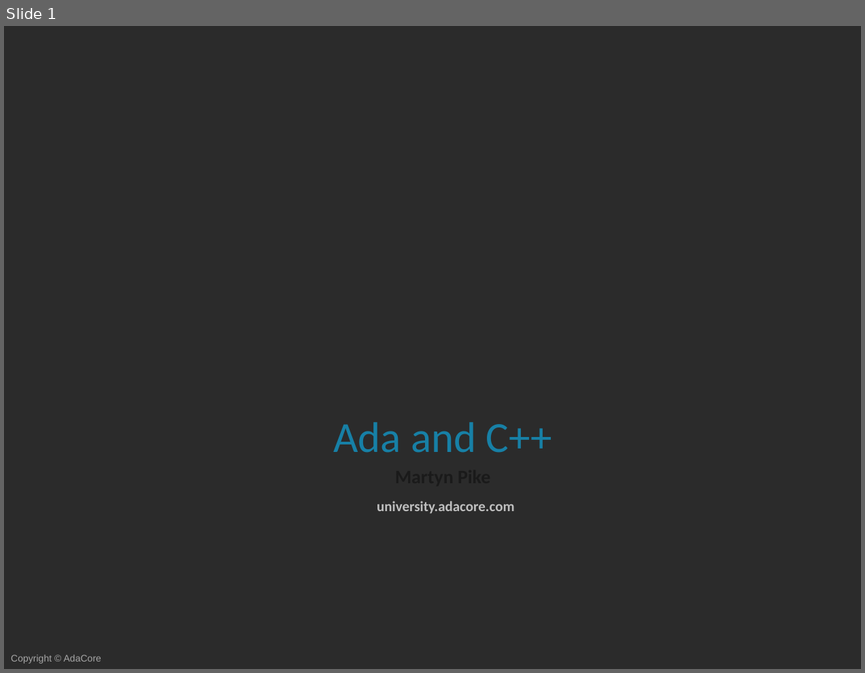
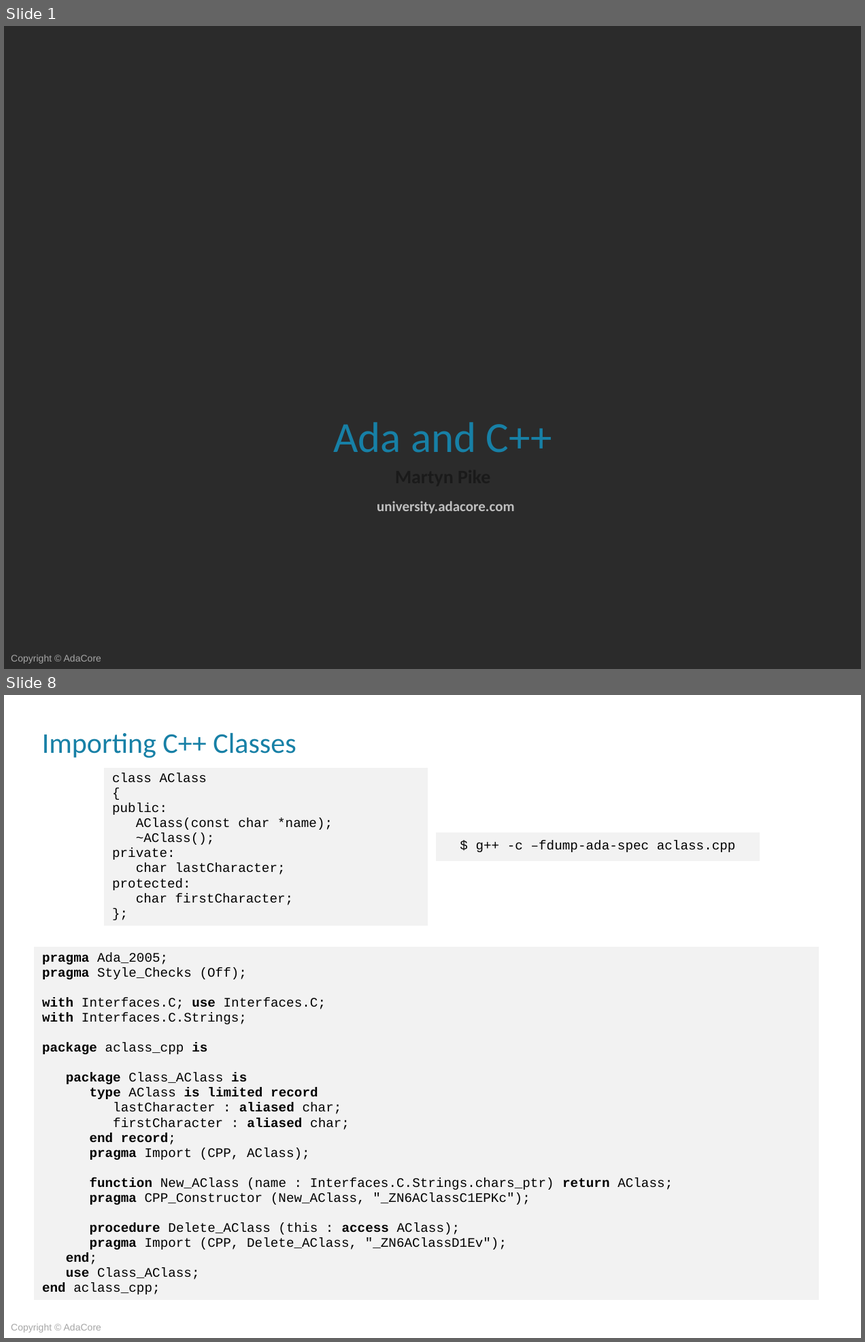
Before and after one commit to AdaCoreU/Courses, a slide deck: lectures/04_Mixed_Language_Programming_In_Ada/03_Ada_and_C++/Slides/03_Ada_and_C++.pptx. Shown one above the other, each under a label of ours: slide 1 before the commit, slides 1 and 8 after it; the slides between them are not shown. The pictures are 865x673 and 865x1342 pixels, drawn with LibreOffice and Linux fonts; fonts in the diff are those of the drawing; background and template pictures are left out; a plain dark background stands for a picture behind light text. Boxes give left, top, right and bottom in pixels: in the first picture for what was removed or moved away, otherwise in the second. Text is boxed around its words. In the diff, an @@ line names an element or a change of style, - is before the commit and + after.

```diff
--- a/lectures/04_Mixed_Language_Programming_In_Ada/03_Ada_and_C++/Slides/03_Ada_and_C++.pptx
+++ b/lectures/04_Mixed_Language_Programming_In_Ada/03_Ada_and_C++/Slides/03_Ada_and_C++.pptx
@@ slide 8 added at (4, 695, 861, 1338), background picture (left out); not listed: 1 template element that a slide beside it also shows @@
@@ title added at (42, 732, 296, 758), 24 pt, text #1780A6 @@
+Importing C++ Classes
@@ table added at (103, 767, 428, 932), 1 rows, 1 columns @@
+class AClass / { / public: / AClass(const char *name); / ~AClass(); / private: / char lastCharacter; / protected: / char firstCharacter; / };
@@ table added at (436, 832, 761, 861), 1 rows, 1 columns @@
+$ g++ -c –fdump-ada-spec aclass.cpp
@@ table added at (33, 946, 819, 1317), 1 rows, 1 columns @@
+pragma Ada_2005; / pragma Style_Checks (Off); / with Interfaces.C; use Interfaces.C; / with Interfaces.C.Strings; / package aclass_cpp is / package Class_AClass is / type AClass is limited record / lastCharacter : aliased char; / firstCharacter : aliased char; / end record; / pragma Import (CPP, AClass); / function New_AClass (name : Interfaces.C.Strings.chars_ptr) return AClass; / pragma CPP_Constructor (New_AClass, "_ZN6AClassC1EPKc"); / procedure Delete_AClass (this : access AClass); / pragma Import (CPP, Delete_AClass, "_ZN6AClassD1Ev"); / end; / use Class_AClass; / end aclass_cpp;
```
Also in this commit, not shown: 6 slides changed, 26 other slides added, 4 slides removed.
